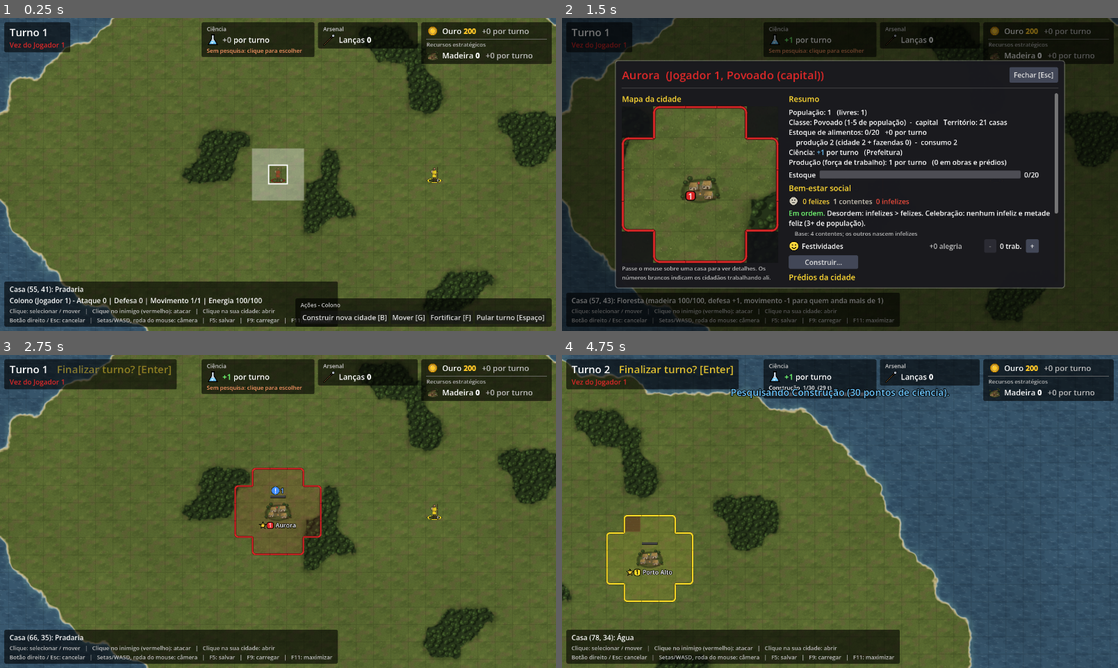
Above: before the commit, frames 1-4 (two rows, left to right).
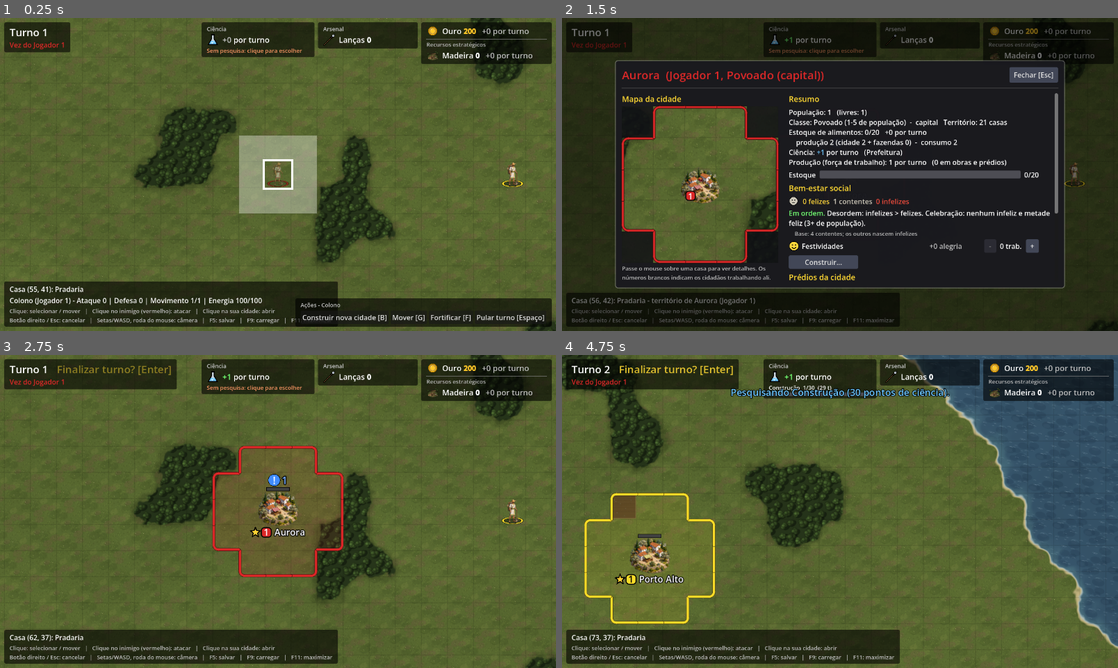
Above: after the commit, the same moments.

Repository: tscpereira/Geopolitik
Game: Godot game, scene res://scenes/main.tscn
Same seed, same stepped clock (60 frames per second), same inputs: the game is played once before the commit and once after it.
Inputs (mouse positions are in pixels of both pictures, inside the frame that each line leads up to):
- Up to frame 1 (0.25 s): no input
- Up to frame 2 (1.5 s): click "Construir nova cidade [B]" at 0.5 s; click "Fundar cidade [Enter]" at 1.25 s
- Up to frame 3 (2.75 s): click "Fechar [Esc]" at 2 s
- Up to frame 4 (4.75 s): tap Enter at 2.75, 2.85 s; move the mouse to (962, 495) at 2.77 s; hold Right (ui_right) 2.78-3.5 s; click (962, 495) at 2.92 s; tap Space at 3.02 s; drag from (728, 527) to (812, 574) at 3.52 s; move the mouse to (895, 442) at 4.27 s; hold Right (ui_right) from 4.28 s (still down); tap F at 4.35 s

The runs differ from the first frame. In frame 1, 18% of the frame differs, in the area x 0-100%, y 0-100%; in frame 2, 4.8%; in frame 3, 19%; in frame 4, 36%.

Commit message:
Desenhos do ChatGPT aplicados: unidades, cidades, ruínas novas e zoom inicial 0,75
- 5 unidades e 4 classes de cidade trocadas pelas da folha do ChatGPT
  (estilo grego pintado), com a máscara da cor do time
- Ruínas das cidades refeitas a partir das cidades novas (gen_art.gd)
- gen_art.gd não sobrescreve mais unidades e cidades
- Zoom inicial de 0,5 para 0,75
- Documentação atualizada

Co-Authored-By: Claude Opus 5.5 <noreply@anthropic.com>

Diff:
--- a/scripts/camera/map_camera.gd
+++ b/scripts/camera/map_camera.gd
@@ -10,10 +10,11 @@
 const PAN_SPEED := 900.0
 const ZOOM_FACTOR := 1.15
 ## Com casas de 80px o mapa pequeno tem 9600x6000; 0.15 permite vê-lo quase
-## inteiro. Começa em 0.5 (a mesma visão das casas de 40px antigas).
+## inteiro. Começa em 0.75 (desde 24/10/2026, com os desenhos do ChatGPT: no
+## 0.5 as unidades ficavam pequenas demais).
 const MIN_ZOOM := 0.15
 const MAX_ZOOM := 1.5
-const START_ZOOM := 0.5
+const START_ZOOM := 0.75
 ## Pixels que o mouse precisa andar com o botão esquerdo apertado para virar
 ## arraste do mapa (abaixo disso, conta como clique).
 const DRAG_THRESHOLD := 8.0
--- a/tools/art/gen_art.gd
+++ b/tools/art/gen_art.gd
@@ -7,9 +7,10 @@
 ## contorno fino e discreto e prédios em perspectiva 3/4 sobre uma "ilha" de
 ## chão com árvores. O lanceiro é um hoplita (Antiguidade); os outros seguem a
 ## referência medieval.
-##   sprites/units/<unidade>.png        + <unidade>_time.png (máscara)
-##   sprites/cities/<classe>.png         + <classe>_time.png (máscara)
-##   sprites/cities/<classe>_ruinas.png  (a mesma cidade, destruída)
+##   sprites/cities/<classe>_ruinas.png  (a cidade instalada, destruída)
+## Unidades e cidades (com as máscaras _time.png) vêm do ChatGPT desde
+## 24/10/2026 (tools/art/import_sheet.gd) e NÃO são mais geradas aqui; as
+## funções de desenho delas (hoplite, village...) ficaram só como referência.
 ##   sprites/improvements/madeireira.png, madeireira_destruida.png,
 ##       fazenda.png (vista de cima, lotes em retalhos), fazenda_obra.png
 ##       (terra lavrada), fazenda_destruida.png
@@ -100,17 +101,10 @@
 	_vp.add_child(_canvas)
 	c = _canvas
 
-	var units := {"guerreiro": hoplite, "arqueiro": archer, "cavaleiro": horseman, "colono": settler, "trabalhador": worker}
-	_zoom = 1.1
-	_pivot = Vector2(42, 75)
-	for unit_name: String in units:
-		await save_team_art(UNITS_DIR + unit_name, S, units[unit_name])
-	_zoom = 1.0
-	var cities := {"povoado": village, "vila": town, "cidade": castle, "metropole": metropolis}
-	for city_name: String in cities:
-		await save_team_art(CITIES_DIR + city_name, CITY_SIZE, cities[city_name], CITY_DESIGN)
-		team = BURNT_CLOTH
-		var intact := await render(CITY_SIZE, cities[city_name], true, CITY_DESIGN)
+	# Unidades e cidades vêm do ChatGPT (tools/art/import_sheet.gd) desde
+	# 24/10/2026; aqui só saem as ruínas, a partir das cidades instaladas.
+	for city_name: String in ["povoado", "vila", "cidade", "metropole"]:
+		var intact := burnt_city(CITIES_DIR + city_name)
 		(await ruin(intact, city_name, CITY_SIZE, CITY_DESIGN)).save_png(CITIES_DIR + city_name + "_ruinas.png")
 	team = BURNT_CLOTH
 	var mill := await render(S, lumber_camp)
@@ -173,6 +167,24 @@
 			mask.set_pixel(x, y, Color(amount, amount, amount))
 	dark.save_png(path + ".png")
 	mask.save_png(path + "_time.png")
+
+
+## Cidade instalada em [param path].png com a cor de time queimada (máscara
+## _time.png x BURNT_CLOTH), ampliada para o tamanho em que ruin() trabalha.
+func burnt_city(path: String) -> Image:
+	var image := Image.load_from_file(ProjectSettings.globalize_path(path + ".png"))
+	var mask := Image.load_from_file(ProjectSettings.globalize_path(path + "_time.png"))
+	image.convert(Image.FORMAT_RGBA8)
+	mask.convert(Image.FORMAT_RGBA8)
+	for y in image.get_height():
+		for x in image.get_width():
+			var amount := mask.get_pixel(x, y).r
+			if amount > 0.0:
+				var pixel := image.get_pixel(x, y)
+				image.set_pixel(x, y, Color(minf(pixel.r + BURNT_CLOTH.r * amount, 1.0),
+						minf(pixel.g + BURNT_CLOTH.g * amount, 1.0), minf(pixel.b + BURNT_CLOTH.b * amount, 1.0), pixel.a))
+	image.resize(CITY_SIZE * K, CITY_SIZE * K, Image.INTERPOLATE_CUBIC)
+	return image
 
 
 ## Textura: granulado fino e manchas maiores, só onde há desenho.
Binary file changed: assets/sprites/cities/cidade.png
Binary file changed: assets/sprites/cities/cidade_ruinas.png
Binary file changed: assets/sprites/cities/cidade_time.png
Binary file changed: assets/sprites/cities/metropole.png
Binary file changed: assets/sprites/cities/metropole_ruinas.png
Binary file changed: assets/sprites/cities/metropole_time.png
Binary file changed: assets/sprites/cities/povoado.png
Binary file changed: assets/sprites/cities/povoado_ruinas.png
Binary file changed: assets/sprites/cities/povoado_time.png
Binary file changed: assets/sprites/cities/vila.png
Binary file changed: assets/sprites/cities/vila_ruinas.png
Binary file changed: assets/sprites/cities/vila_time.png
(and 11 more such lines)
